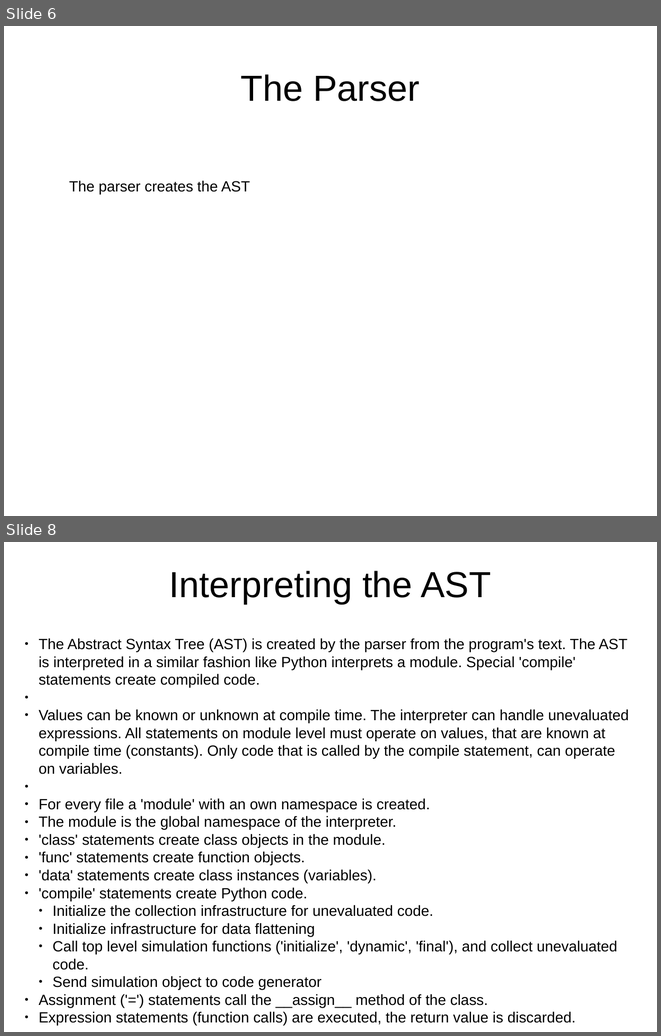
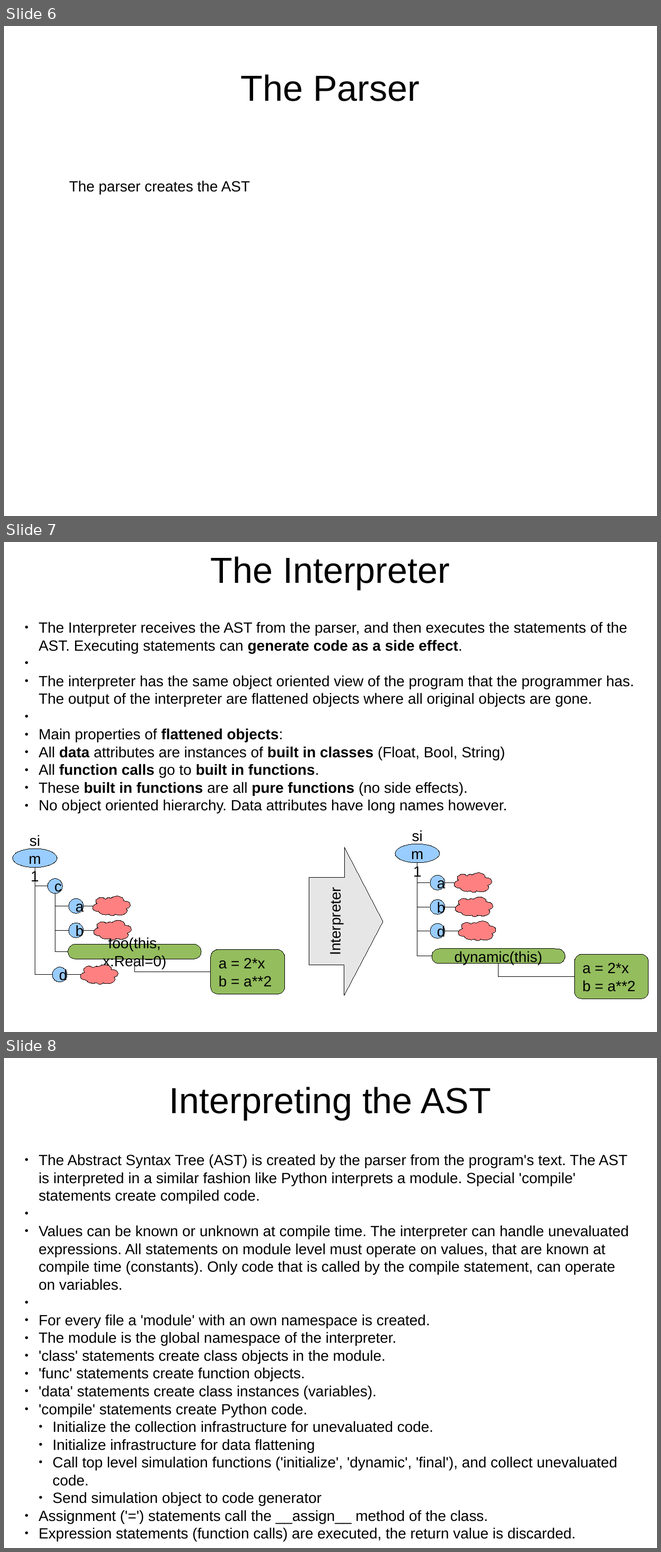
Before and after one commit to eike-welk/freeode, a slide deck: freeode_py/SIML Compiler Outline.odp. Shown one above the other, each under a label of ours: slides 6 and 8 before the commit, slides 6, 7 and 8 after it; the slides between them are not shown. The pictures are 661x1036 and 661x1552 pixels, drawn with LibreOffice and Linux fonts; fonts in the diff are those of the drawing. Boxes give left, top, right and bottom in pixels: in the first picture for what was removed or moved away, otherwise in the second. Text is boxed around its words. In the diff, an @@ line names an element or a change of style, - is before the commit and + after.

```diff
--- a/freeode_py/SIML Compiler Outline.odp
+++ b/freeode_py/SIML Compiler Outline.odp
@@ slide 7 added at (x1=4, y1=542, x2=657, y2=1032), background #FFFFFF @@
@@ title added at (x1=211, y1=556, x2=450, y2=590), 44 pt, text #000000 @@
+The Interpreter
@@ text added at (x1=38, y1=622, x2=634, y2=813), 18 pt, text #000000 @@
+● The Interpreter receives the AST from the parser, and then executes the statements of the AST. Executing statements can generate code as a side effect.
+● The interpreter has the same object oriented view of the program that the programmer has. The output of the interpreter are flattened objects where all original objects are gone.
+● Main properties of flattened objects:
+● All data attributes are instances of built in classes (Float, Bool, String)
+● All function calls go to built in functions.
+● These built in functions are all pure functions (no side effects).
+● No object oriented hierarchy. Data attributes have long names however.
@@ down arrow added at (x1=309, y1=847, x2=383, y2=995), fill #E6E6E6, outline #000000 0 pt, 18 pt, text #000000 @@
+Interpreter
@@ group added at (x1=395, y1=844, x2=648, y2=999): 8 elbow lines, 4 ellipses, 3 freeform shapes, 2 rounded rectangles @@
+d
+b
+a
+sim1
+dynamic(this)
+a = 2*x
+b = a**2
@@ group added at (x1=13, y1=848, x2=285, y2=994): 9 elbow lines, 5 ellipses, 3 freeform shapes, 2 rounded rectangles @@
+d
+b
+a
+sim1
+c
+foo(this, x:Real=0)
+a = 2*x
+b = a**2
```
Also in this commit, not shown: 1 slide changed, 1 slide removed, 5 other files.
